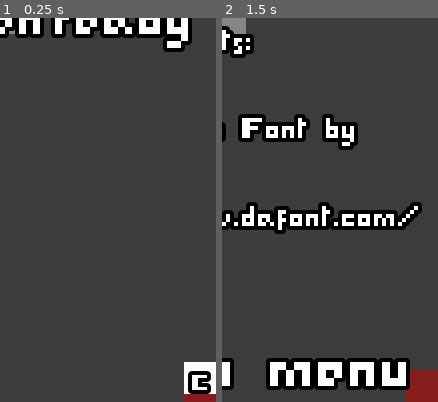
Above: before the commit, frames 1-2 (left to right).
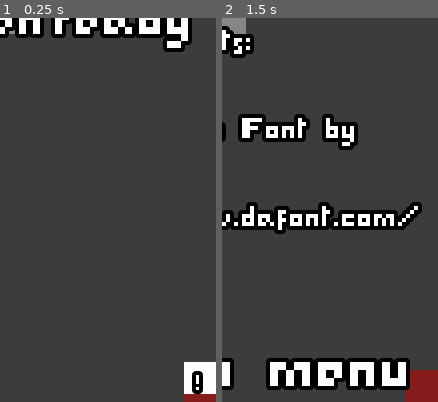
Above: after the commit, the same moments.

Repository: Kiel97/easy-jam-8bits-to-infinity
Game: Godot game, scene res://Game.tscn
Same seed, same stepped clock (60 frames per second), same inputs: the game is played once before the commit and once after it.
Inputs (mouse positions are % of the whole screen's width and height, from its top left):
- Up to frame 1 (0.25 s): no input
- Up to frame 2 (1.5 s): click "C" (after the commit: "!") at 0.5 s; click (50, 50) at 1.25 s
The pictures show only the part of the screen within x 50-100%, y 50-100%; the shares and areas given below are measured in that part.

The runs differ from the first frame. In frame 1, 0.4% of the frame differs, in the area x 87-98%, y 91-98%; in frame 2, nothing differs.

Commit message:
Replace c with ! on credits button

Diff:
--- a/Game.tscn
+++ b/Game.tscn
@@ -312,7 +312,7 @@
 anchor_right = 1.0
 anchor_bottom = 1.0
 custom_fonts/font = SubResource( 8 )
-text = "C"
+text = "!"
 align = 1
 valign = 1
 __meta__ = {
